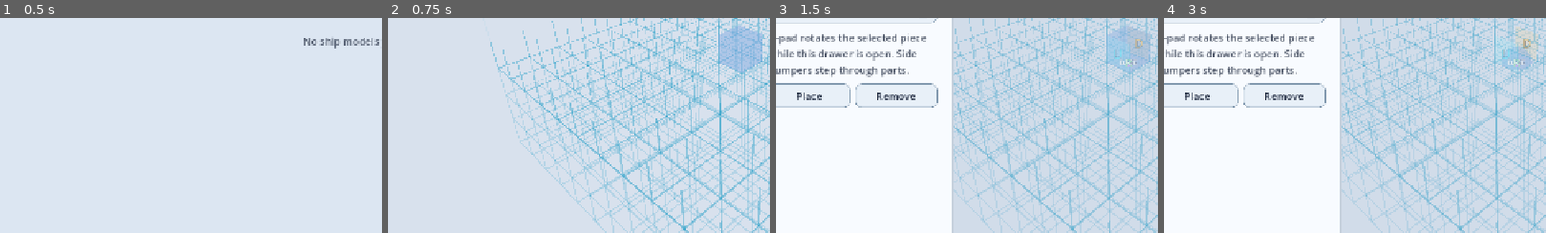
Above: before the commit, frames 1-4 (left to right).
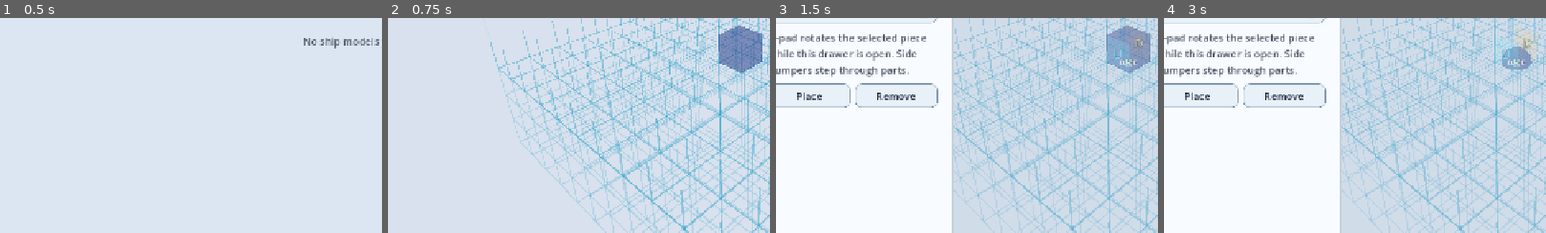
Above: after the commit, the same moments.

Repository: AkitaAttribute/SpaceMinerGame
Game: Godot game, scene res://main.tscn
Two runs of this game, one before a commit and one after it. Both use one fixed random seed, a clock stepped at 60 frames per second and the inputs below.
Inputs:
- Up to frame 1 (0.5 s): no input
- Up to frame 2 (0.75 s): click "+ Add" at 0.5 s
- Up to frame 3 (1.5 s): click "Parts" at 1.25 s
- Up to frame 4 (3 s): click "Selected Cube" at 2 s; click "Half Sphere" at 2.75 s
The pictures show only the part of the screen within x 4-54%, y 46-96%; the shares and areas given below are measured in that part.

Frame 1 is identical in both runs. In frame 2, 2.0% of the frame differs, in the area x 86-98%, y 3-26%; in frame 3, 1.8%; in frame 4, 0.5%.

Commit message:
Match ship colors without changing scene tonemapping

Diff:
--- a/scripts/part_factory.gd
+++ b/scripts/part_factory.gd
@@ -312,17 +312,55 @@
     )
 
 
+static func _filmic_curve_channel(value: float) -> float:
+    # Matches Godot's GLES3 Filmic tonemapper at the default white point.
+    const A := 0.88
+    const B := 0.60
+    const C := 0.10
+    const D := 0.20
+    const E := 0.01
+    const F := 0.30
+    var numerator := value * (A * value + C * B) + D * E
+    var denominator := value * (A * value + B) + D * F
+    return (numerator / denominator) - E / F
+
+
+static func _inverse_filmic_channel(target: float) -> float:
+    # Filmic is monotonic, so a tiny binary search is safer and clearer than
+    # hard-coding the quadratic inverse. Normalize at white=1.0 exactly as the
+    # engine does for the current Environment defaults.
+    var normalized_target := clampf(target, 0.0, 1.0)
+    var white_value := _filmic_curve_channel(1.0)
+    var low := 0.0
+    var high := 8.0
+    for _step in range(22):
+        var mid := (low + high) * 0.5
+        var mapped := _filmic_curve_channel(mid) / white_value
+        if mapped < normalized_target:
+            low = mid
+        else:
+            high = mid
+    return (low + high) * 0.5
+
+
 static func _material(color: Color, ghost: bool, double_sided := false) -> StandardMaterial3D:
     var material := StandardMaterial3D.new()
     var final_color := color
     if ghost:
         final_color.a = 0.46
         material.transparency = BaseMaterial3D.TRANSPARENCY_ALPHA
-    # Color.from_string()/HTML hex colors are already in the form expected by
-    # StandardMaterial3D.albedo_color. Converting them with srgb_to_linear()
-    # here applies an extra gamma conversion and crushes darker selections
-    # (for example #25282F) nearly to black. Keep the exact selected color.
-    material.albedo_color = final_color
+    # UI swatches are display-space sRGB, while the ship is rendered through
+    # the scene's Filmic tonemapper. Pre-compensate only ship material RGB so
+    # the Filmic output lands on the selected swatch color without changing the
+    # planet, asteroids, background, or any other scene rendering.
+    var target_linear := final_color.srgb_to_linear()
+    var compensated := Color(
+        _inverse_filmic_channel(target_linear.r),
+        _inverse_filmic_channel(target_linear.g),
+        _inverse_filmic_channel(target_linear.b),
+        final_color.a
+    )
+    material.albedo_color = compensated
 
     # Ship-builder parts are editor geometry, not scene-lit objects. Keep every
     # color region completely flat/unshaded so adjacent pieces read as one model
